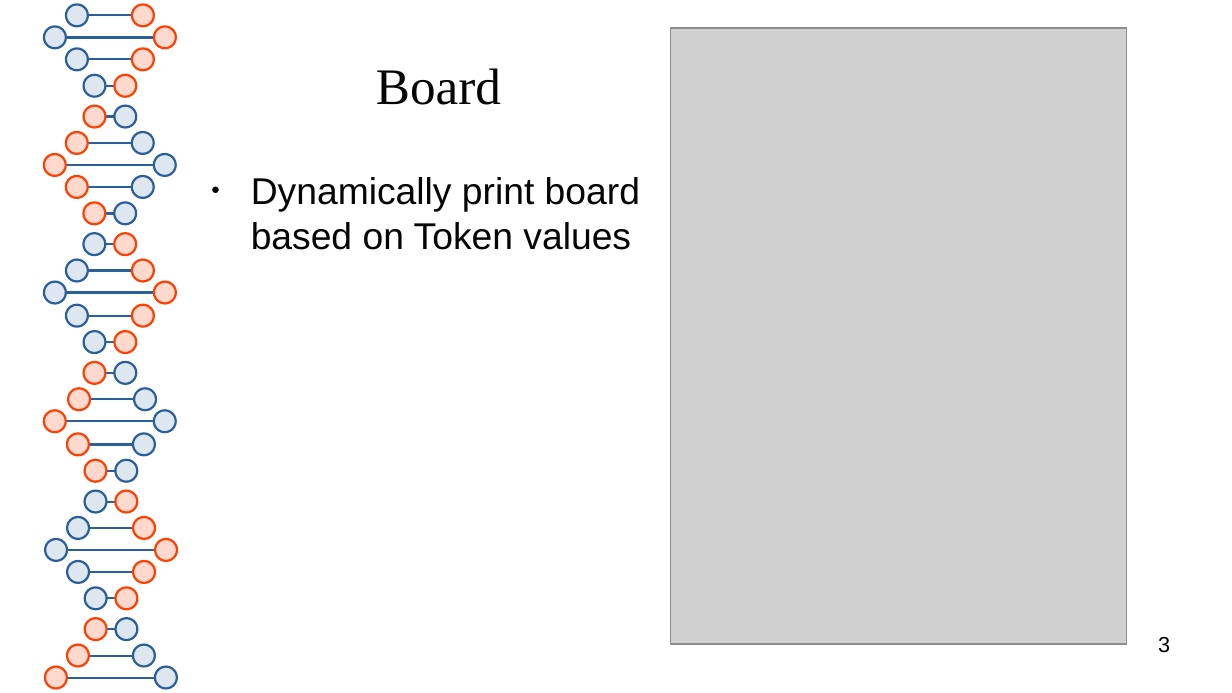
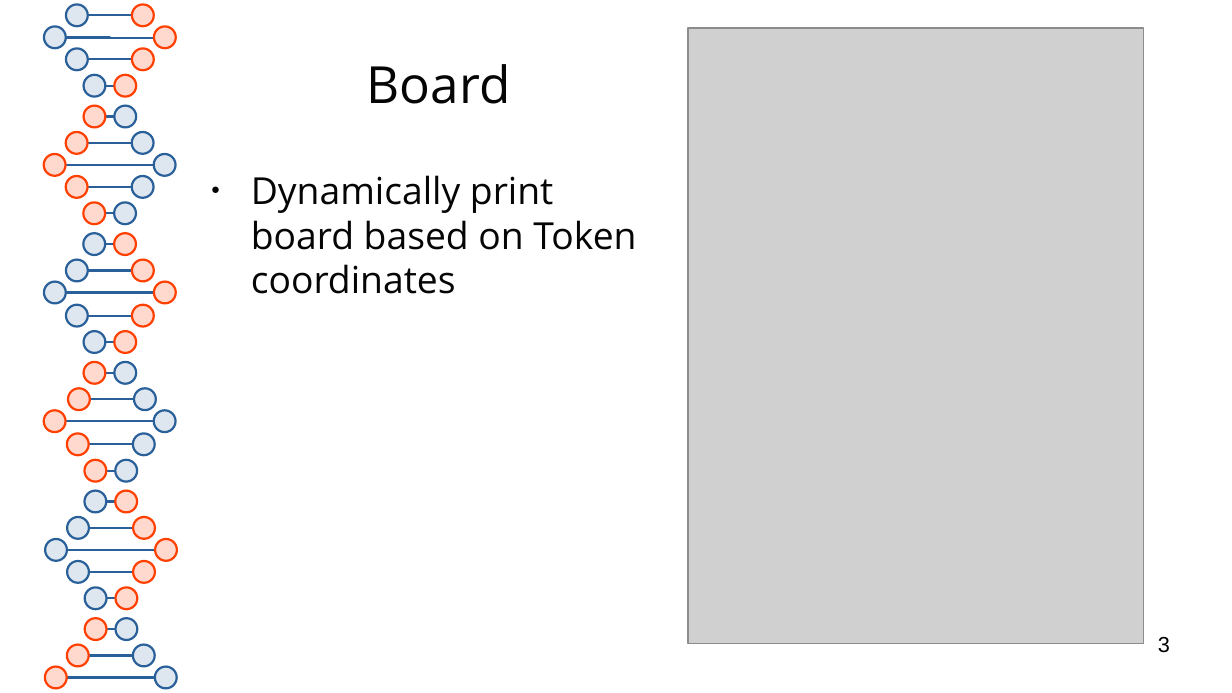
Before and after one commit to RedOctober117/ChutesAndLadders, a slide deck: slide 3 of documentation/presentation.pptx. Drawn at 1232x693 pixels with LibreOffice and Linux fonts; fonts in the diff are those of the drawing; grey boxes stand for pictures. Boxes give left, top, right and bottom in pixels: in the first picture for what was removed or moved away, otherwise in the second. Text is boxed around its words. In the diff, an @@ line names an element or a change of style, - is before the commit and + after.

```diff
--- a/documentation/presentation.pptx
+++ b/documentation/presentation.pptx
@@ title "Board" at bbox=[367, 64, 511, 104]: font Times New Roman to Open Sans @@
@@ picture: place and size @@
-picture at bbox=[671, 28, 1127, 644]
+picture at bbox=[689, 28, 1145, 644]
@@ text at bbox=[251, 175, 636, 294]: text changed; font Arial to Open Sans @@
-● Dynamically print board based on Token values
+● Dynamically print board based on Token coordinates
```
Also in this commit, not shown: 6 other slides changed, 2 slides added, 3 other files.
